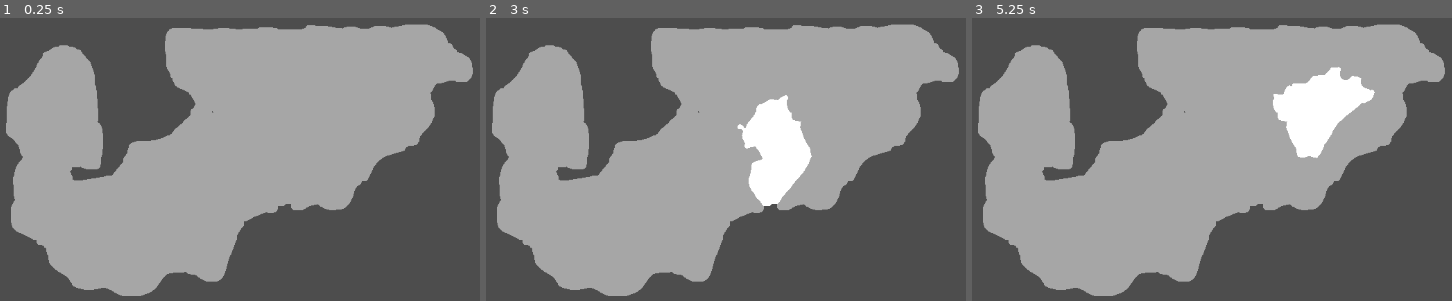
Above: before the commit, frames 1-3 (left to right).
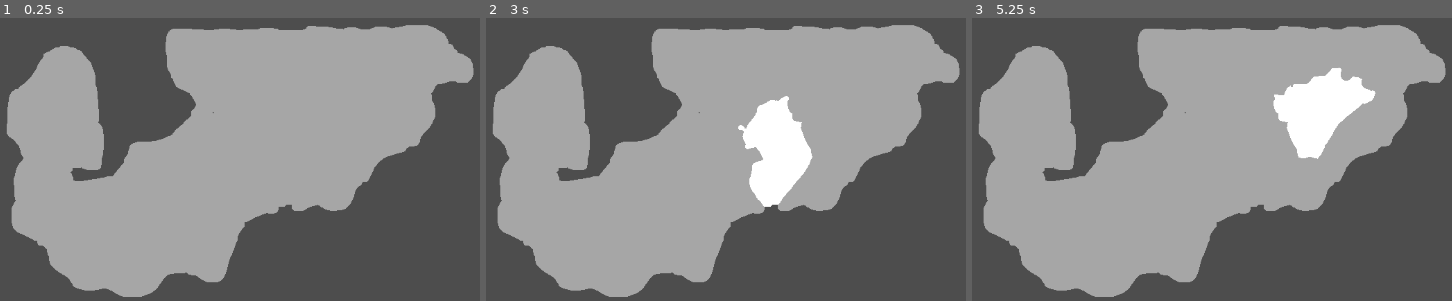
Above: after the commit, the same moments.

Repository: ParkerVetter1/GodotGrandStrategyProject
Game: Godot game, scene res://Scenes/Main.tscn
Same seed, same stepped clock (60 frames per second), same inputs: the game is played once before the commit and once after it.
Inputs (mouse positions are in pixels of both pictures, inside the frame that each line leads up to):
- Up to frame 1 (0.25 s): no input
- Up to frame 2 (3 s): tap Enter at 0.5, 2 s; move the mouse to (outside the picture) at 0.52 s; click (outside the picture) at 0.67 s; tap Space at 1.25, 2.75 s; move the mouse to (634, 100) at 1.27 s; click (634, 100) at 1.42 s; move the mouse to (outside the picture) at 2.02 s; click (outside the picture) at 2.17 s; move the mouse to (754, 165) at 2.77 s; click (754, 165) at 2.92 s
- Up to frame 3 (5.25 s): tap Enter at 3.5 s; move the mouse to (outside the picture) at 3.52 s; click (outside the picture) at 3.67 s; tap Space at 4.25 s; move the mouse to (outside the picture) at 4.27 s; click (outside the picture) at 4.42 s; move the mouse to (1322, 77) at 5.02 s; click (1322, 77) at 5.17 s

The runs differ from the first frame. In frame 1, 1.2% of the frame differs, in the area x 1-99%, y 2-99%; in frame 2, 1.4%; in frame 3, 1.4%.

Commit message:
Trying to add camera movement

Diff:
--- a/Scenes/Main.tscn
+++ b/Scenes/Main.tscn
@@ -1,14 +1,22 @@
-[gd_scene load_steps=3 format=3 uid="uid://bbs0py12sls8i"]
+[gd_scene load_steps=4 format=3 uid="uid://bbs0py12sls8i"]
 
 [ext_resource type="Script" path="res://Scripts/Main.gd" id="1_rko5y"]
 [ext_resource type="Texture2D" uid="uid://da6osur1lr1ck" path="res://Map_Data/FinishedMap.png" id="2_mfqj3"]
+[ext_resource type="Script" path="res://Scripts/Camera.gd" id="3_c6ewo"]
 
 [node name="Main" type="Node2D"]
 script = ExtResource("1_rko5y")
 
 [node name="SpriteMap" type="Sprite2D" parent="."]
 unique_name_in_owner = true
+position = Vector2(-82, -334)
+scale = Vector2(1.40104, 1.48148)
 texture = ExtResource("2_mfqj3")
 centered = false
 
 [node name="Regions" type="Node2D" parent="."]
+
+[node name="Camera2D" type="Camera2D" parent="."]
+position = Vector2(575, 323)
+scale = Vector2(1.40104, 1.48148)
+script = ExtResource("3_c6ewo")
--- /dev/null
+++ b/Scripts/Camera.gd
@@ -0,0 +1,15 @@
+extends Camera2D
+
+var speed = 5
+
+# Called when the node enters the scene tree for the first time.
+func _ready() -> void:
+	pass # Replace with function body.
+
+
+# Called every frame. 'delta' is the elapsed time since the previous frame.
+func _process(delta: float) -> void:
+	pass
+
+func moveLeftRight():
+	pass
--- a/project.godot
+++ b/project.godot
@@ -18,3 +18,26 @@
 [dotnet]
 
 project/assembly_name="GrandStrategy"
+
+[input]
+
+MoveRight={
+"deadzone": 0.5,
+"events": [Object(InputEventKey,"resource_local_to_scene":false,"resource_name":"","device":-1,"window_id":0,"alt_pressed":false,"shift_pressed":false,"ctrl_pressed":false,"meta_pressed":false,"pressed":false,"keycode":0,"physical_keycode":68,"key_label":0,"unicode":68,"location":0,"echo":false,"script":null)
+]
+}
+MoveLeft={
+"deadzone": 0.5,
+"events": [Object(InputEventKey,"resource_local_to_scene":false,"resource_name":"","device":-1,"window_id":0,"alt_pressed":false,"shift_pressed":false,"ctrl_pressed":false,"meta_pressed":false,"pressed":false,"keycode":0,"physical_keycode":65,"key_label":0,"unicode":65,"location":0,"echo":false,"script":null)
+]
+}
+MoveUp={
+"deadzone": 0.5,
+"events": [Object(InputEventKey,"resource_local_to_scene":false,"resource_name":"","device":-1,"window_id":0,"alt_pressed":false,"shift_pressed":false,"ctrl_pressed":false,"meta_pressed":false,"pressed":false,"keycode":0,"physical_keycode":87,"key_label":0,"unicode":87,"location":0,"echo":false,"script":null)
+]
+}
+MoveDown={
+"deadzone": 0.5,
+"events": [Object(InputEventKey,"resource_local_to_scene":false,"resource_name":"","device":-1,"window_id":0,"alt_pressed":false,"shift_pressed":false,"ctrl_pressed":false,"meta_pressed":false,"pressed":false,"keycode":0,"physical_keycode":83,"key_label":0,"unicode":83,"location":0,"echo":false,"script":null)
+]
+}
